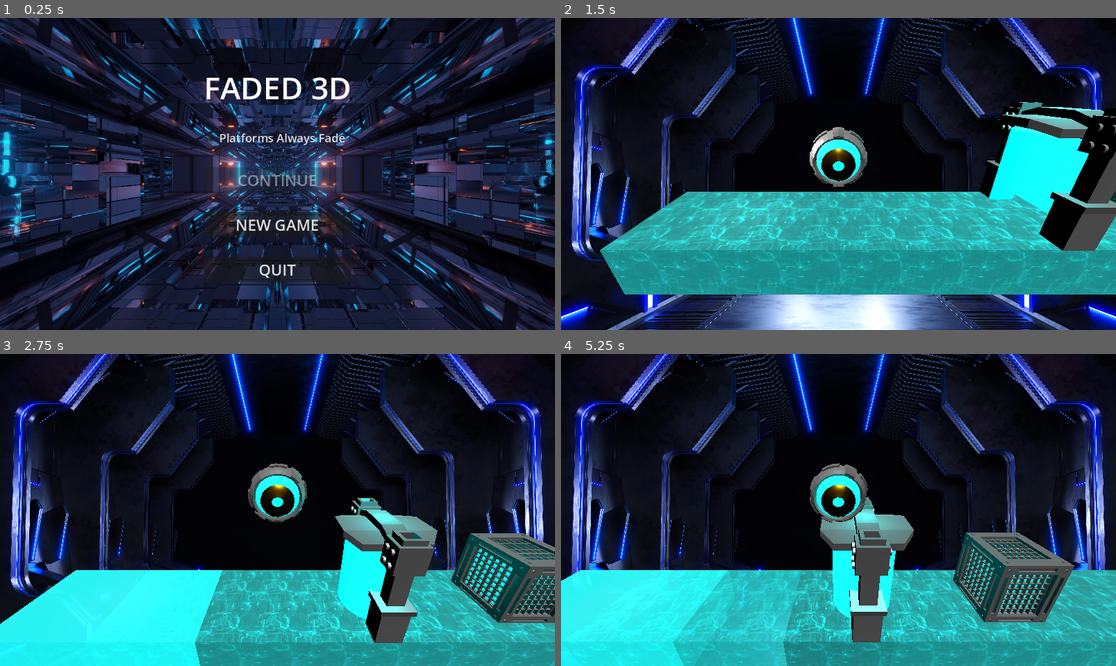
Above: before the commit, frames 1-4 (two rows, left to right).
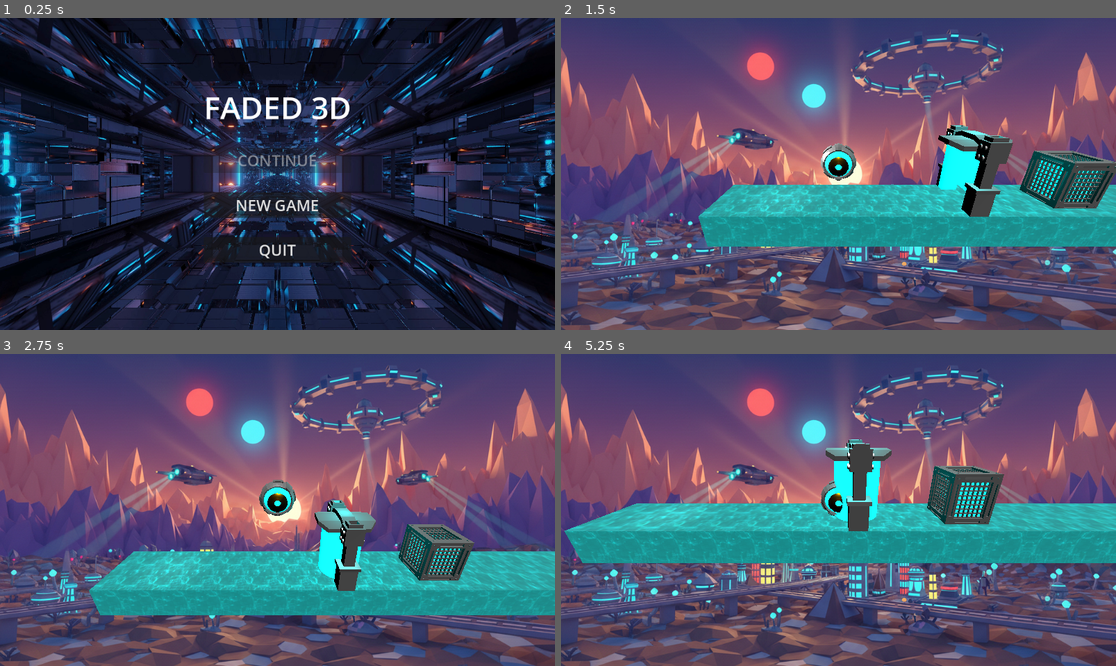
Above: after the commit, the same moments.

Repository: NimaAbdollahipour/VaultJam-faded-3d
Game: Godot game, scene res://UI/StartMenu.tscn
Same seed, same stepped clock (60 frames per second), same inputs: the game is played once before the commit and once after it.
Inputs (mouse positions are in pixels of both pictures, inside the frame that each line leads up to):
- Up to frame 1 (0.25 s): no input
- Up to frame 2 (1.5 s): click (838, 136) at 0.5 s, where only the run before the commit has a clickable "Platforms Always Fade"; click "NEW GAME" at 1.25 s
- Up to frame 3 (2.75 s): tap Enter (ui_accept) at 2, 2.27 s; hold Right (ui_right) from 2.03 s (still down)
- Up to frame 4 (5.25 s): release Right (ui_right) at 2.78 s; hold Left (ui_left) 2.78-3.53 s; tap Enter (ui_accept) at 3.02, 4.52 s; hold Right (ui_right) 3.53-5.03 s; hold Left (ui_left) from 5.03 s (still down)

The runs differ from the first frame. In frame 1, 6.3% of the frame differs, in the area x 36-64%, y 18-85%; in frame 2, 94%; in frame 3, 96%; in frame 4, 99%, in the area x 0-100%, y 0-100%.

Commit message:
Patch the box issue - Stable Version

Diff:
--- a/Objects/Player.tscn
+++ b/Objects/Player.tscn
@@ -1,9 +1,16 @@
-[gd_scene load_steps=6 format=3 uid="uid://bl6nemac7vefj"]
+[gd_scene load_steps=7 format=3 uid="uid://bl6nemac7vefj"]
 
 [ext_resource type="Script" uid="uid://dykf2lc050g7p" path="res://Objects/player.gd" id="1_n6db0"]
 [ext_resource type="PackedScene" uid="uid://burlww7wdwlsn" path="res://assets/Player.glb" id="2_n6db0"]
 
 [sub_resource type="SphereShape3D" id="SphereShape3D_n6db0"]
+
+[sub_resource type="StandardMaterial3D" id="StandardMaterial3D_n6db0"]
+transparency = 1
+albedo_color = Color(0, 1, 1, 0)
+emission_enabled = true
+emission = Color(0, 1, 1, 1)
+emission_energy_multiplier = 0.0
 
 [sub_resource type="SphereMesh" id="SphereMesh_n6db0"]
 
@@ -12,6 +19,7 @@
 [node name="CharacterBody3D" type="CharacterBody3D"]
 axis_lock_linear_z = true
 script = ExtResource("1_n6db0")
+fade_rate = 0.1
 
 [node name="CollisionShape3D" type="CollisionShape3D" parent="."]
 transform = Transform3D(2, 0, 0, 0, 2, 0, 0, 0, 2, 0, 1.1121191, 0)
@@ -20,10 +28,11 @@
 [node name="Player" parent="." instance=ExtResource("2_n6db0")]
 
 [node name="Camera3D" type="Camera3D" parent="."]
-transform = Transform3D(1, 0, 0, 0, 0.92538846, 0.37902012, 0, -0.37902012, 0.92538846, 0, 3.3274765, 6.9938602)
+transform = Transform3D(1, 0, 0, 0, 0.92538846, 0.37902012, 0, -0.37902012, 0.92538846, 0, 4.9271593, 11.186804)
 
 [node name="ColorIdentifier" type="MeshInstance3D" parent="."]
 transform = Transform3D(1.7, 0, 0, 0, 1.7, 0, 0, 0, 1.7, 0, 1.1015652, 0)
+material_override = SubResource("StandardMaterial3D_n6db0")
 mesh = SubResource("SphereMesh_n6db0")
 
 [node name="Area3D" type="Area3D" parent="."]
--- a/Objects/box.tscn
+++ b/Objects/box.tscn
@@ -1,7 +1,10 @@
-[gd_scene load_steps=6 format=3 uid="uid://cuw5ooqhyl0vo"]
+[gd_scene load_steps=8 format=3 uid="uid://cuw5ooqhyl0vo"]
 
 [ext_resource type="Script" uid="uid://ckrehlt2hvknq" path="res://Objects/box.gd" id="1_script"]
 [ext_resource type="PackedScene" uid="uid://le3g2elhj3io" path="res://Objects/Box.glb" id="2_mesh"]
+
+[sub_resource type="PhysicsMaterial" id="PhysicsMaterial_eic30"]
+rough = true
 
 [sub_resource type="BoxShape3D" id="BoxShape3D_eic30"]
 size = Vector3(1.9832764, 2.7171478, 2.361267)
@@ -9,10 +12,18 @@
 [sub_resource type="BoxShape3D" id="BoxShape3D_iy76c"]
 size = Vector3(2.137146, 3.0853367, 2.6934776)
 
+[sub_resource type="StandardMaterial3D" id="StandardMaterial3D_eic30"]
+transparency = 1
+albedo_color = Color(0, 1, 1, 1)
+emission_enabled = true
+emission = Color(0, 1, 1, 1)
+emission_energy_multiplier = 2.0
+
 [sub_resource type="BoxMesh" id="BoxMesh_eic30"]
 
 [node name="RigidBody3D" type="RigidBody3D"]
-mass = 0.2
+mass = 0.4
+physics_material_override = SubResource("PhysicsMaterial_eic30")
 script = ExtResource("1_script")
 
 [node name="CollisionShape3D" type="CollisionShape3D" parent="."]
@@ -29,4 +40,5 @@
 
 [node name="ColorIdentifier" type="MeshInstance3D" parent="."]
 transform = Transform3D(1.8852562, 0, 0, 0, 2.0058117, 0, 0, 0, 1.8419855, 0, 1.389735, 0)
+material_override = SubResource("StandardMaterial3D_eic30")
 mesh = SubResource("BoxMesh_eic30")
--- a/Objects/color_switcher.tscn
+++ b/Objects/color_switcher.tscn
@@ -6,7 +6,17 @@
 [sub_resource type="BoxShape3D" id="BoxShape3D_thin"]
 size = Vector3(3.6096191, 0.2, 3.4135132)
 
+[sub_resource type="StandardMaterial3D" id="StandardMaterial3D_3h31j"]
+transparency = 1
+albedo_color = Color(0, 1, 1, 1)
+emission_enabled = true
+emission = Color(0, 1, 1, 1)
+emission_energy_multiplier = 2.0
+
 [sub_resource type="CylinderMesh" id="CylinderMesh_3h31j"]
+
+[sub_resource type="BoxShape3D" id="BoxShape3D_wfofu"]
+size = Vector3(3.8640137, 0.7636795, 3.3342285)
 
 [node name="ColorSwitcher" type="StaticBody3D"]
 transform = Transform3D(-4.371139e-08, 0, -1, 0, 1, 0, 1, 0, -4.371139e-08, 0, 0, 0)
@@ -33,4 +43,11 @@
 
 [node name="ColorIdentifier" type="MeshInstance3D" parent="."]
 transform = Transform3D(2.5, 0, 0, 0, 1.6, 0, 0, 0, 2.5, 0, 1.7198343, 0)
+material_override = SubResource("StandardMaterial3D_3h31j")
 mesh = SubResource("CylinderMesh_3h31j")
+
+[node name="StaticBody3D" type="StaticBody3D" parent="."]
+
+[node name="CollisionShape3D" type="CollisionShape3D" parent="StaticBody3D"]
+transform = Transform3D(1, 0, 0, 0, 1, 0, 0, 0, 1, -0.03137207, 3.7161489, 0.0013427748)
+shape = SubResource("BoxShape3D_wfofu")
--- a/Objects/finish_line.tscn
+++ b/Objects/finish_line.tscn
@@ -14,14 +14,14 @@
 script = ExtResource("1_script")
 
 [node name="PortalModel" parent="." instance=ExtResource("2_portal")]
-transform = Transform3D(-4.371139e-08, 0, -1, 0, 1, 0, 1, 0, -4.371139e-08, -0.31816405, -0.06802372, -0.21009117)
+transform = Transform3D(-4.371139e-08, 0, 1, 0, 1, 0, -1, 0, -4.371139e-08, 0.26282552, -0.06802372, -0.099414065)
 
 [node name="CollisionShape3D" type="CollisionShape3D" parent="."]
-transform = Transform3D(-4.371139e-08, 0, -1, 0, 1, 0, 1, 0, -4.371139e-08, 0.41757816, 2, -0.12708332)
+transform = Transform3D(-4.371139e-08, 0, 1, 0, 1, 0, -1, 0, -4.371139e-08, -0.4729167, 2, -0.18242188)
 shape = SubResource("BoxShape3D_static")
 
 [node name="Area3D" type="Area3D" parent="."]
-transform = Transform3D(-4.371139e-08, 0, -1, 0, 1, 0, 1, 0, -4.371139e-08, -0.18242188, 2, -0.12708335)
+transform = Transform3D(-4.371139e-08, 0, 1, 0, 1, 0, -1, 0, -4.371139e-08, 0.12708338, 2, -0.1824219)
 
 [node name="CollisionShape3D" type="CollisionShape3D" parent="Area3D"]
 shape = SubResource("BoxShape3D_trigger")
--- a/Objects/platform_s.gd
+++ b/Objects/platform_s.gd
@@ -24,13 +24,6 @@
 }
 
 func _ready() -> void:
-	# Check for global fade mode setting from menu
-	if get_tree() and get_tree().root.has_meta("platforms_always_fade"):
-		var always_fade = get_tree().root.get_meta("platforms_always_fade")
-		if always_fade:
-			fade_mode = "Always"
-			print("[PLATFORM] Global fade mode applied: Always")
-
 	visual_meshes.clear()
 	_find_meshes_recursive(self, visual_meshes)
 	update_visuals()
--- a/Objects/player.gd
+++ b/Objects/player.gd
@@ -21,7 +21,7 @@
 var was_on_floor: bool = false
 var push_cooldown: float = 0.0
 const PUSH_INTERVAL: float = 0.5
-const FADE_DELAY: float = 3.0  # 3 seconds before fading starts
+const FADE_DELAY: float = 2.0  # 2 seconds before fading starts (faster)
 
 # Track collision time with matching-color objects
 var collision_timers: Dictionary = {}  # {object_id: time_colliding}
@@ -163,22 +163,16 @@
 				print("[COLLISION] Player: ", player_color, " on Platform: ", collider.platform_color, " (MATCH) - Mode: ", plat_fade_mode)
 				currently_colliding.append(obj_id)
 
-				# Check fade mode
-				if plat_fade_mode == "Always":
-					# Always mode: fade immediately without timer
+				# Both modes now use timer (2 seconds)
+				if not collision_timers.has(obj_id):
+					collision_timers[obj_id] = 0.0
+
+				collision_timers[obj_id] += delta
+
+				# Start fading after 2 seconds of continuous collision
+				if collision_timers[obj_id] >= FADE_DELAY:
 					collider.fade(delta)
-					print("[PLAYER] Fading platform (Always mode)")
-				else:
-					# When Standing mode: use timer
-					if not collision_timers.has(obj_id):
-						collision_timers[obj_id] = 0.0
-
-					collision_timers[obj_id] += delta
-
-					# Start fading after 3 seconds of continuous collision
-					if collision_timers[obj_id] >= FADE_DELAY:
-						collider.fade(delta)
-						print("[PLAYER] Fading platform (", collision_timers[obj_id], "s)")
+					print("[PLAYER] Fading platform (", collision_timers[obj_id], "s)")
 
 				is_on_matching_platform = true
 			else:
@@ -189,22 +183,10 @@
 		# Check for Box collision
 		if collider is RigidBody3D and "box_color" in collider:
 			if collider.box_color == player_color:
-				# MATCH: Track collision time
+				# MATCH: Only push, no fading for boxes
 				print("[COLLISION] Player: ", player_color, " touching Box: ", collider.box_color, " (MATCH)")
-				currently_colliding.append(obj_id)
-
-				if not collision_timers.has(obj_id):
-					collision_timers[obj_id] = 0.0
-
-				collision_timers[obj_id] += delta
-
-				# Start fading after 3 seconds AND apply push force
-				if collision_timers[obj_id] >= FADE_DELAY:
-					if collider.has_method("start_fading"):
-						collider.start_fading(delta)
-					print("[PLAYER] Fading box (", collision_timers[obj_id], "s)")
-
-				# Push physics (always happens regardless of fading)
+
+				# Push physics
 				var push_dir = -collision.get_normal()
 				push_dir.y = 0
 				push_dir = push_dir.normalized()
--- a/UI/GameBackground.tscn
+++ b/UI/GameBackground.tscn
@@ -1,6 +1,6 @@
 [gd_scene load_steps=2 format=3 uid="uid://dpgggk15w3t7s"]
 
-[ext_resource type="Texture2D" path="res://assets/game_bg.jpg" id="1_bg"]
+[ext_resource type="Texture2D" path="res://assets/Background.png" id="1_bg"]
 [ext_resource type="Script" path="res://UI/background_loader.gd" id="2_loader"]
 
 [node name="GameBackground" type="CanvasLayer"]
@@ -16,4 +16,4 @@
 expand_mode = 1
 stretch_mode = 6
 script = ExtResource("2_loader")
-texture_path = "res://assets/game_bg.jpg"
+texture_path = "res://assets/Background.png"
--- a/UI/StartMenu.tscn
+++ b/UI/StartMenu.tscn
@@ -47,12 +47,6 @@
 text = "FADED 3D"
 horizontal_alignment = 1
 
-[node name="FadeModeCheckbox" type="CheckBox" parent="VBoxContainer"]
-layout_mode = 2
-theme_override_font_sizes/font_size = 24
-text = "Platforms Always Fade"
-alignment = 1
-
 [node name="ContinueButton" type="Button" parent="VBoxContainer"]
 layout_mode = 2
 theme_override_font_sizes/font_size = 32
--- a/UI/start_menu.gd
+++ b/UI/start_menu.gd
@@ -1,10 +1,6 @@
 extends Control
 
 @onready var continue_button: Button = $VBoxContainer/ContinueButton
-@onready var fade_mode_checkbox: CheckBox = $VBoxContainer/FadeModeCheckbox
-
-# Global fade mode setting
-var platforms_always_fade: bool = false
 
 func _ready() -> void:
 	# Check if SaveManager is available
@@ -19,38 +15,12 @@
 	if has_node("/root/AudioManager"):
 		get_node("/root/AudioManager").play_music()
 
-	# Connect fade mode checkbox
-	if fade_mode_checkbox:
-		fade_mode_checkbox.toggled.connect(_on_fade_mode_toggled)
-
-	# Load saved fade mode preference
-	_load_fade_mode_setting()
-
-func _load_fade_mode_setting() -> void:
-	if FileAccess.file_exists("user://fade_mode.cfg"):
-		var file = FileAccess.open("user://fade_mode.cfg", FileAccess.READ)
-		if file:
-			platforms_always_fade = file.get_8() == 1
-			fade_mode_checkbox.button_pressed = platforms_always_fade
-			file.close()
-
-func _on_fade_mode_toggled(checked: bool) -> void:
-	platforms_always_fade = checked
-	# Save preference
-	var file = FileAccess.open("user://fade_mode.cfg", FileAccess.WRITE)
-	if file:
-		file.store_8(1 if checked else 0)
-		file.close()
-
-	print("[MENU] Fade mode set to: ", "Always" if checked else "When Standing")
-
 func _on_continue_pressed() -> void:
 	if has_node("/root/SaveManager"):
 		var save_manager = get_node("/root/SaveManager")
 		save_manager.load_game()
 		var level = save_manager.current_level_path
 		if level and level != "":
-			_apply_fade_mode_to_level()
 			get_tree().change_scene_to_file(level)
 
 func _on_play_pressed() -> void:
@@ -59,12 +29,7 @@
 		var save_manager = get_node("/root/SaveManager")
 		save_manager.clear_save()
 
-	_apply_fade_mode_to_level()
 	get_tree().change_scene_to_file("res://levels/level_1.tscn")
-
-func _apply_fade_mode_to_level() -> void:
-	# Store setting in a global autoload or scene tree metadata
-	get_tree().root.set_meta("platforms_always_fade", platforms_always_fade)
 
 func _on_quit_pressed() -> void:
 	get_tree().quit()
--- a/levels/level_1.tscn
+++ b/levels/level_1.tscn
@@ -15,30 +15,45 @@
 
 [node name="Player" parent="." instance=ExtResource("1_vn7o3")]
 transform = Transform3D(1, 0, 0, 0, 1, 0, 0, 0, 1, 3.4924238, 0.42147064, 0)
+fade_rate = 0.1
 
 [node name="FinishLine" parent="." instance=ExtResource("5_n46q3")]
 transform = Transform3D(-1, 0, 8.742278e-08, 0, 1, 0, -8.742278e-08, 0, -1, 67.42557, -1, -0.15558302)
 
 [node name="PlatformS5" parent="." instance=ExtResource("2_jirdo")]
 transform = Transform3D(1, 0, 0, 0, 1, 0, 0, 0, 1, 16, -2, 0)
+fade_mode = null
+fade_rate = 0.33
 
 [node name="PlatformS4" parent="." instance=ExtResource("2_jirdo")]
 transform = Transform3D(1, 0, 0, 0, 1, 0, 0, 0, 1, 8, -2, 0)
+fade_mode = null
+fade_rate = 0.33
 
 [node name="PlatformS3" parent="." instance=ExtResource("2_jirdo")]
 transform = Transform3D(1, 0, 0, 0, 1, 0, 0, 0, 1, 12, -2, 0)
+fade_mode = "Always"
+fade_rate = 0.33
 
 [node name="PlatformS2" parent="." instance=ExtResource("2_jirdo")]
 transform = Transform3D(1, 0, 0, 0, 1, 0, 0, 0, 1, 4, -2, 0)
+fade_mode = null
+fade_rate = 0.33
 
 [node name="PlatformS7" parent="." instance=ExtResource("5_gwceb")]
 transform = Transform3D(1, 0, 0, 0, 1, 0, 0, 0, 1, 52, -2, 0)
+fade_mode = null
+fade_rate = 0.33
 
 [node name="PlatformS" parent="." instance=ExtResource("2_jirdo")]
 transform = Transform3D(1, 0, 0, 0, 1, 0, 0, 0, 1, 0, -2, 0)
+fade_mode = null
+fade_rate = 0.33
 
 [node name="PlatformS6" parent="." instance=ExtResource("5_btoec")]
 transform = Transform3D(1, 0, 0, 0, 1, 0, 0, 0, 1, 28, -2, 0)
+fade_mode = null
+fade_rate = 0.33
 
 [node name="RigidBody3D" parent="." instance=ExtResource("2_bt44k")]
 transform = Transform3D(1, 0, 0, 0, 1, 0, 0, 0, 1, 17, -1, 0)
Not shown: 1 places in Objects/color_switcher.tscn that only renumber resources
Binary file added: assets/Background.png
Not shown, added: assets/Background.png.import
Not shown: 1 places in levels/level_1.tscn that only renumber resources
